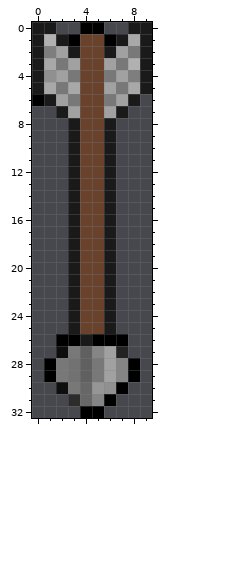
Two versions of one pixel-art sprite, data/module/historical/sprite/effect/arrow/base.png. The picture above is the old version.
The file is 10x33 pixels. Colours within 5 levels of each other are drawn and written as one.
After:
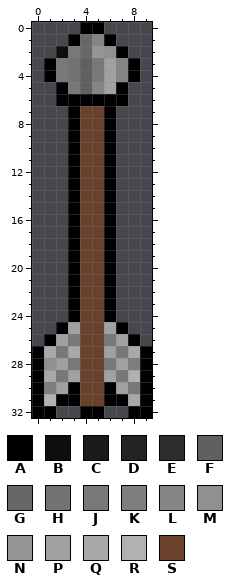
Palette (. is transparent): A #000000  B #0e0e0e  C #1a1a1a  D #232323  E #2c2c2c  F #606060  G #676767  H #727272  J #787878  K #7e7e7e  L #858585  M #909090  N #969696  P #a1a1a1  Q #a8a8a8  R #b1b1b1  S #6a422c
Difference:
Changed rows in their new state; - is an unchanged pixel.
first column x 0:
 0 ..------..
 1 ...-GL-...
 2 ..BJGNMA..
 3 .A-HFJ-LA.
 4 .AJHFJPLA.
 5 ..AJFL-A..
 6 ..AAAAAA.-
 7 --.A--A.--
 8 ---A--A---
 9 ---A--A---
10 ---A--A---
11 ---A--A---
12 ---A--A---
13 ---A--A---
14 ---A--A---
15 ---A--A---
16 ---A--A---
17 ---A--A---
18 ---A--A---
19 ---A--A---
20 ---A--A---
21 ---A--A---
22 ---A--A---
23 ---A--A---
24 ---A--A---
25 --AP--PA--
26 -APJSSJPA-
27 AQJQSS-JQA
28 AMPJSSJPKA
29 AQ-PSS-JRA
30 AKPASSAPJA
31 ARAASS-AQA
32 AA------AA
Pixel boxes of the changes (left, top, right, bottom) in both pictures:
changed: (32, 22, 152, 418)
